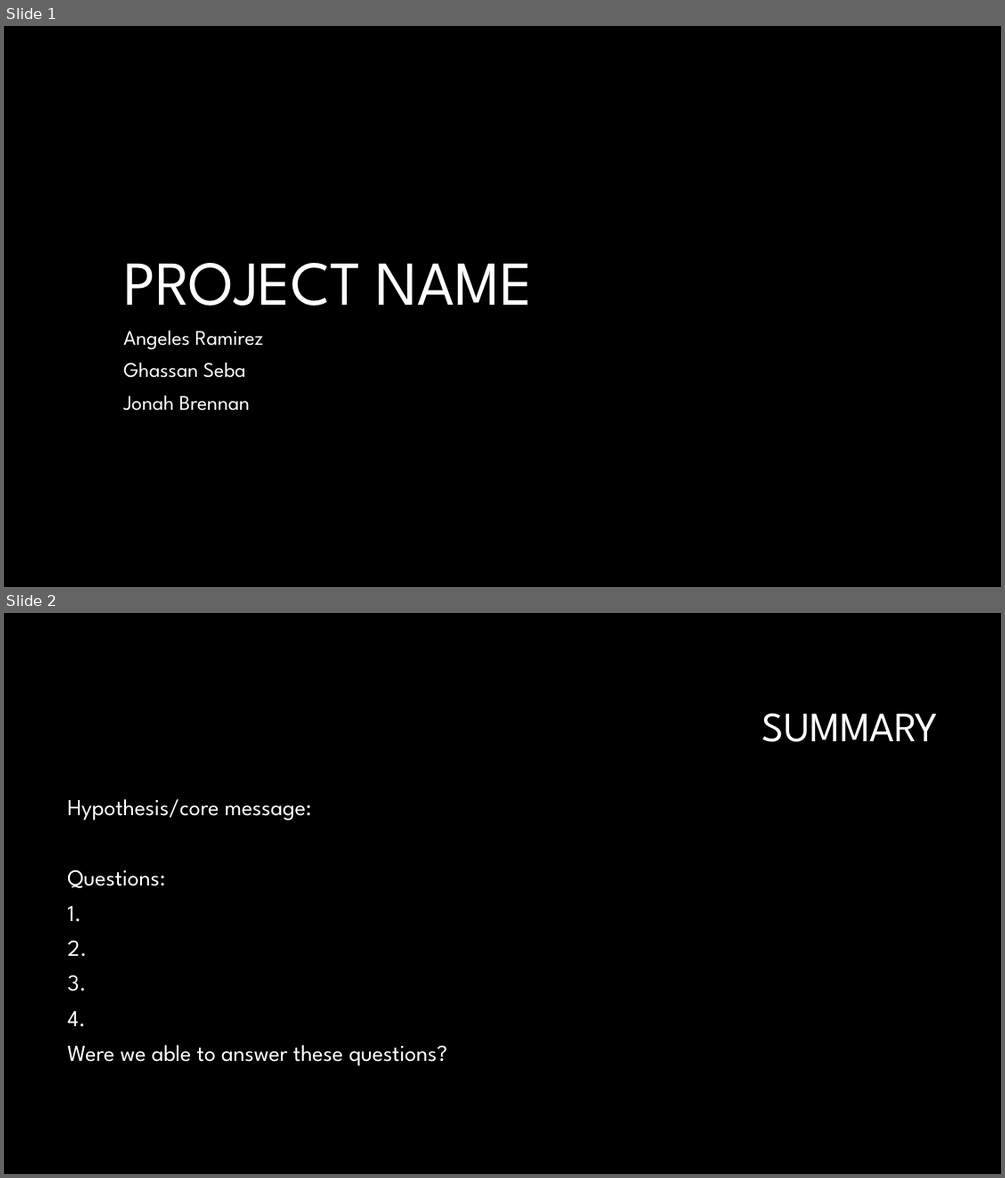
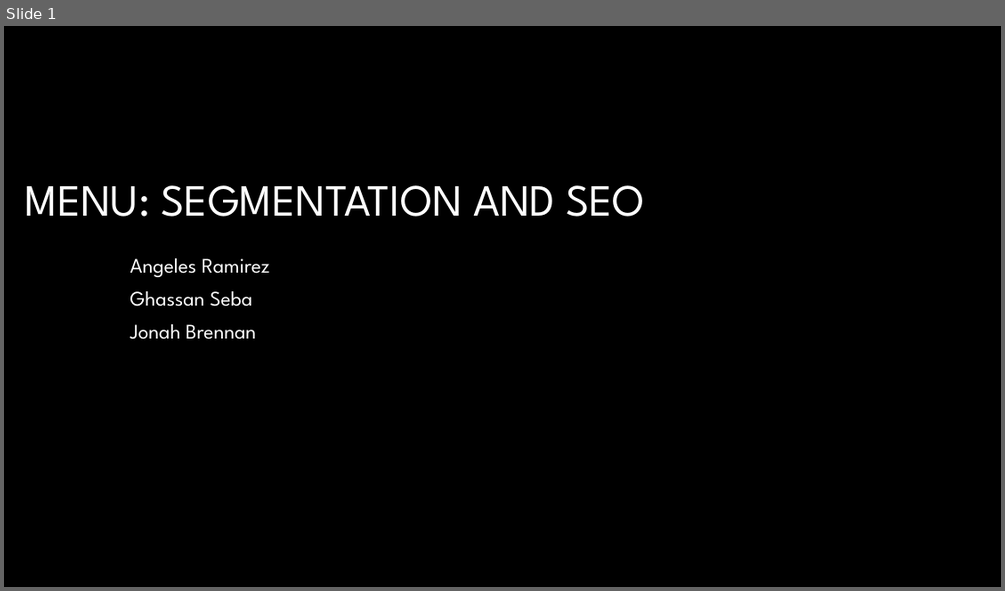
Before and after one commit to gseba/jaguars_project, a slide deck: Jaguars_Project_PPT.pptx. Shown one above the other, each under a label of ours: slides 1 and 2 before the commit, slide 1 after it. The pictures are 1005x1178 and 1005x591 pixels, drawn with LibreOffice and Linux fonts; fonts in the diff are those of the drawing; background and template pictures are left out. Boxes give left, top, right and bottom in pixels: in the first picture for what was removed or moved away, otherwise in the second. Text is boxed around its words. In the diff, an @@ line names an element or a change of style, - is before the commit and + after.

Commit message:
project scope update

```diff
--- a/Jaguars_Project_PPT.pptx
+++ b/Jaguars_Project_PPT.pptx
@@ slide 2 removed at (4, 613, 1001, 1174), background #000000 @@
@@ title removed at (762, 713, 938, 742) @@
-SUMMARY
@@ text removed at (67, 799, 447, 1066) @@
-Hypothesis/core message:
-Questions:
-1.
-2.
-3.
-4.
-Were we able to answer these questions?
@@ slide 1 changed as well @@
@@ title at (25, 185, 645, 216): text changed; size 60 to 43 pt @@
-PROJECT NAME
+MENU: SEGMENTATION AND SEO
@@ subtitle "Angeles Ramirez": place and size @@
-subtitle "Angeles Ramirez" at (123, 330, 264, 410)
+subtitle "Angeles Ramirez" at (130, 258, 270, 339)
```
Also in this commit, not shown: 7 slides added, 6 other slides removed, 1 other file.
